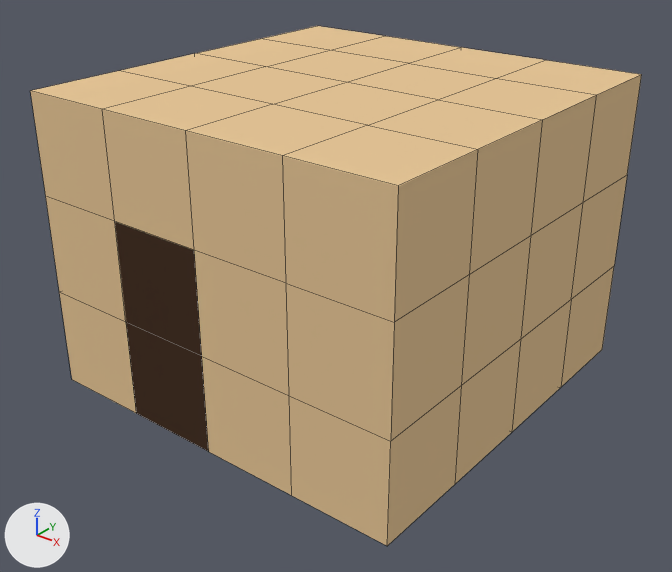
Before and after pictures for a commit that changed the Blender file Assets/Models/house_1.blend.
Camera for both pictures: a 50 mm camera at (5.27, -6.73, 5.05) aimed at (0.07, -0.24, 1.03). Every picture has the same lights, and +X, +Y and +Z are marked at lower left. Mesh edges are drawn as thin lines.
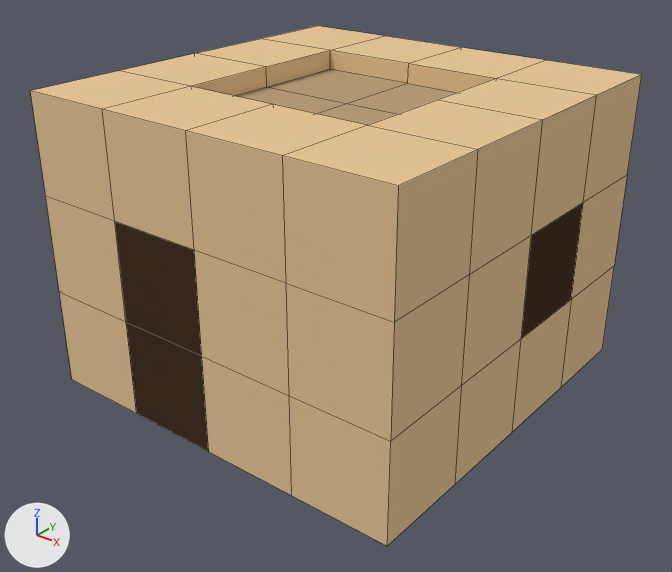
What differs and where, as boxes (x1, y1, x2, y2) in the pictures (672 x 572 px):
part 1 of me_cube, built on
    both: (191, 50, 496, 125)
part 2 of me_cube, recoloured
    both: (521, 203, 583, 339)

The edits, one by one:
Material 'Stone_2' (mat_stone_2) is new.
Its base color is (0.479, 0.342, 0.191) (beige #b89e79).
me_cube is used by ob_cube; location (0.0, 0.0, 0.0).
Verts and faces of me_cube; kept vertices keep their numbers, new ones are numbered from 82.
Before the commit, vertices of me_cube: 5 (1.0, -1.0, 3.0) at pixel (367, 125), 14 (0.0, -1.0, 3.0) at pixel (272, 104), 15 (1.0, 0.0, 3.0) at pixel (437, 99), 16 (0.0, 0.0, 3.0) at pixel (346, 82), 17 (-1.0, 0.0, 3.0) at pixel (265, 66).
Before the commit, vertices of me_cube: 18 (-1.0, -1.0, 3.0) at pixel (190, 86), 19 (0.0, 1.0, 3.0) at pixel (408, 63), 20 (-1.0, 1.0, 3.0) at pixel (329, 50), 21 (1.0, 1.0, 3.0) at pixel (496, 78).
me_cube had 82 vertices, 80 faces and spanned x -2.0..2.0, y -2.0..2.0, z 0.0..3.0.
me_cube now has 81 vertices, 72 faces and spans x -2.0..2.0, y -2.0..2.0, z 0.0..3.0.
Part 1, on me_cube:
Vertices deleted: 16 (with the faces that use them).
New vertices 82 to 89 stand at vertices 5, 14, 15, 17 to 21, in that order, plus (0.0, 0.0, -0.2).
New vertex 90 is at (0.0, 0.0, 2.8), pixel (345, 103).
New faces: (17, 18, 86, 85), (14, 83, 86, 18), (15, 21, 89, 84), (5, 15, 84, 82), (19, 87, 89, 21), (5, 82, 83, 14) (mat_stone (beige #e7c798)).
New faces: (17, 85, 88, 20), (19, 20, 88, 87) (mat_stone (beige #e7c798)).
New faces: (82, 84, 90, 83), (83, 90, 85, 86), (85, 90, 87, 88), (84, 89, 87, 90) (mat_stone_2 (beige #b89e79)).
me_cube part 2: 2 faces spanning x -2.0..2.0, y -1.0..1.0, z 1.0..2.0 switch from mat_stone (beige #e7c798) to mat_wood (brown #473428).
me_cube now uses material mat_stone_2 (beige #b89e79).
